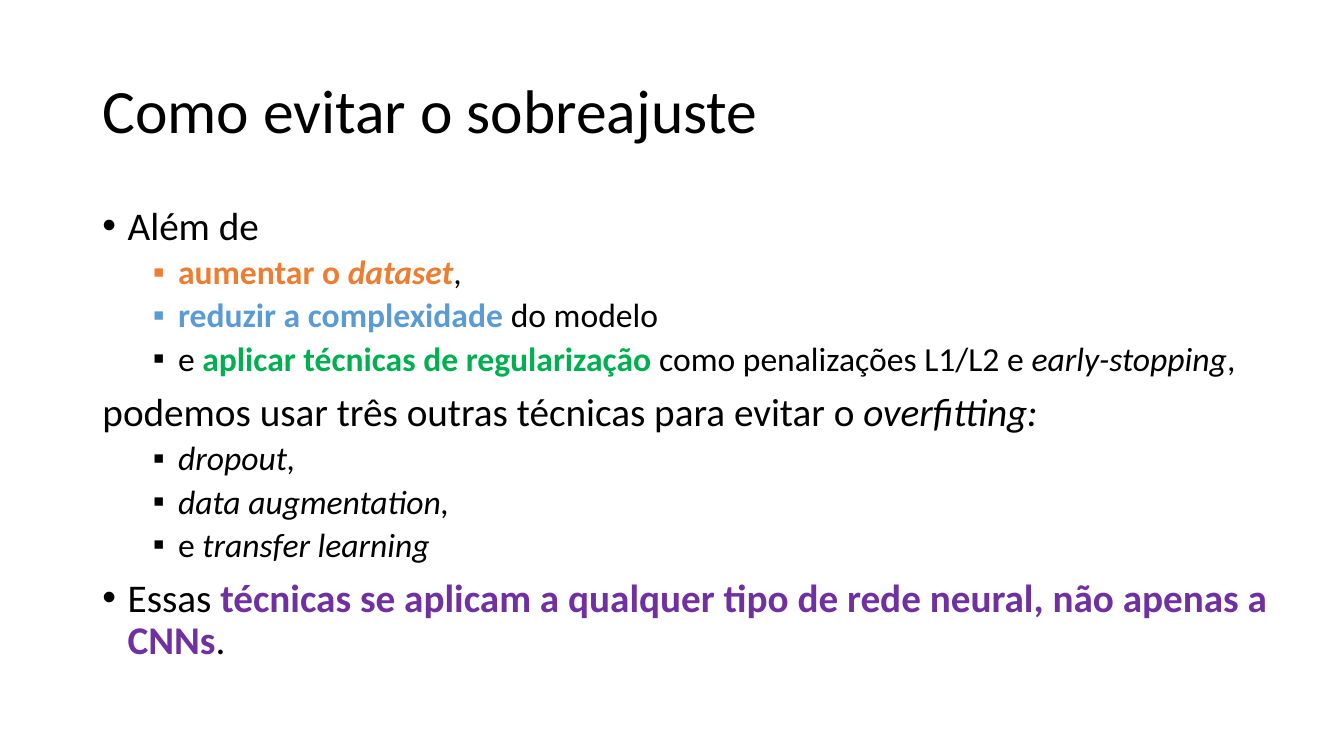
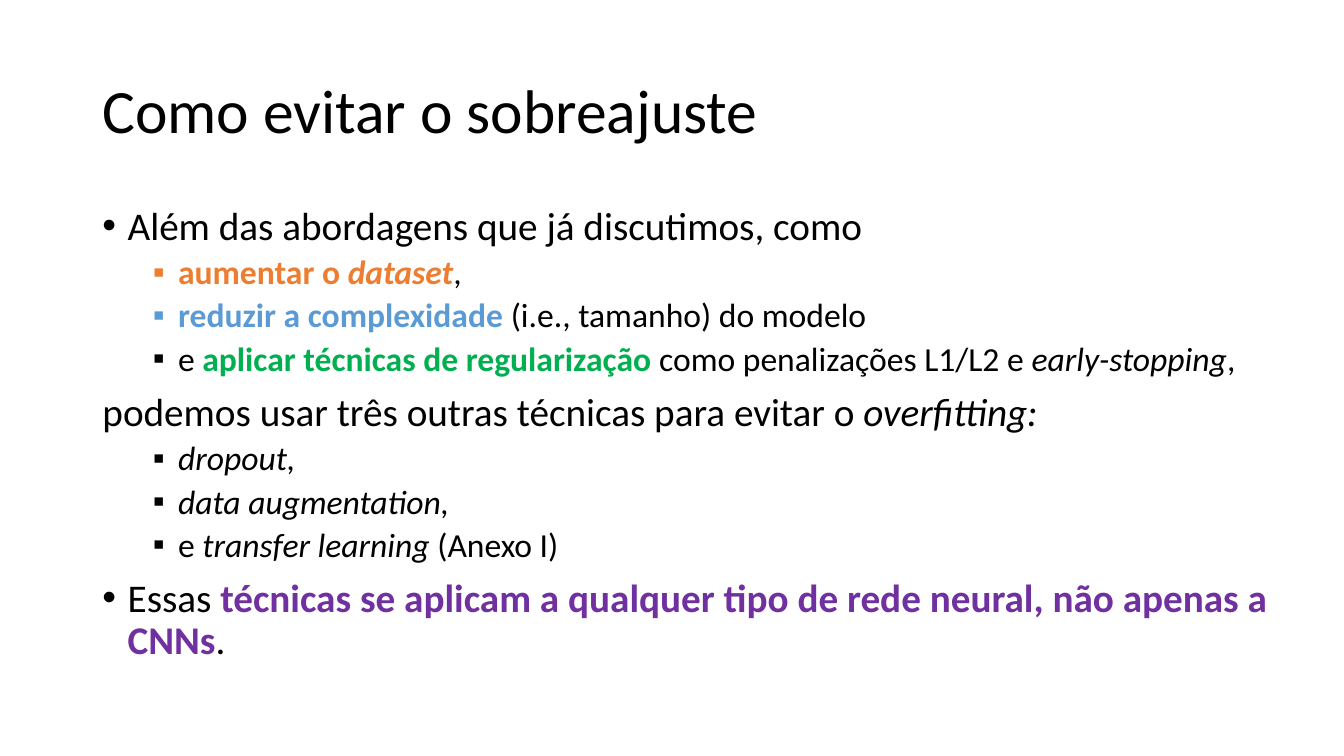
Before and after one commit to zz4fap/c24_inteligencia_artificial, a slide deck: slide 66 of slides/C24_CNN.pptx (slide 65 before the commit). Drawn at 1344x756 pixels with LibreOffice and Linux fonts; fonts in the diff are those of the drawing. Boxes give left, top, right and bottom in pixels: in the first picture for what was removed or moved away, otherwise in the second. Text is boxed around its words. In the diff, an @@ line names an element or a change of style, - is before the commit and + after.

```diff
--- a/slides/C24_CNN.pptx
+++ b/slides/C24_CNN.pptx
@@ text at <box>128,212,862,247</box>: text changed @@
-• Além de
+• Além das abordagens que já discutimos, como
@@ text at <box>178,302,866,333</box>: text changed; text colour #5B9BD5 to #000000; bold off @@
-  ▪ reduzir a complexidade do modelo
+  ▪ reduzir a complexidade (i.e., tamanho) do modelo
@@ text at <box>178,532,559,563</box>: text changed @@
-  ▪ e transfer learning
+  ▪ e transfer learning (Anexo I)
```
Also in this commit, not shown: 14 other slides changed, 3 slides added, 1 slide removed.
